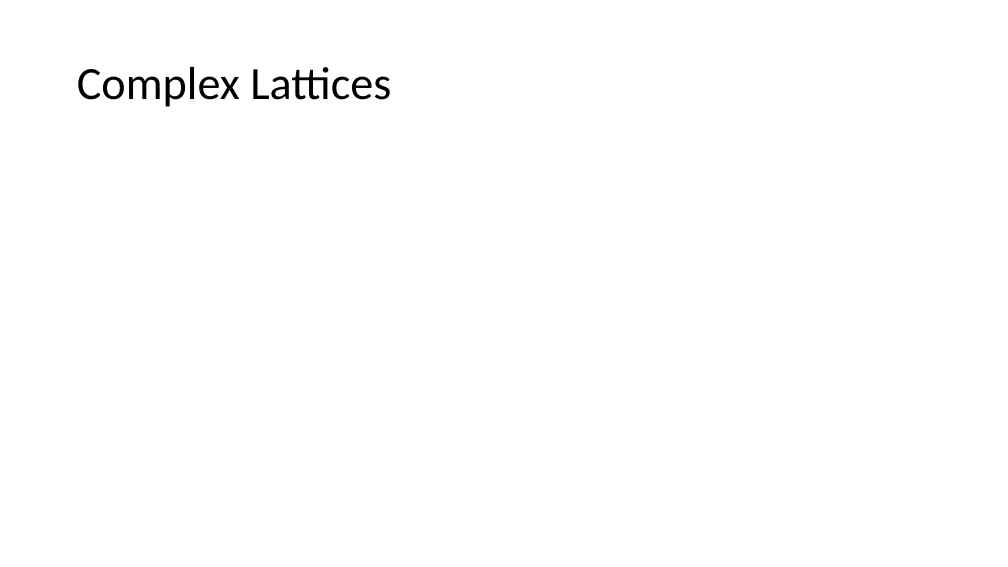
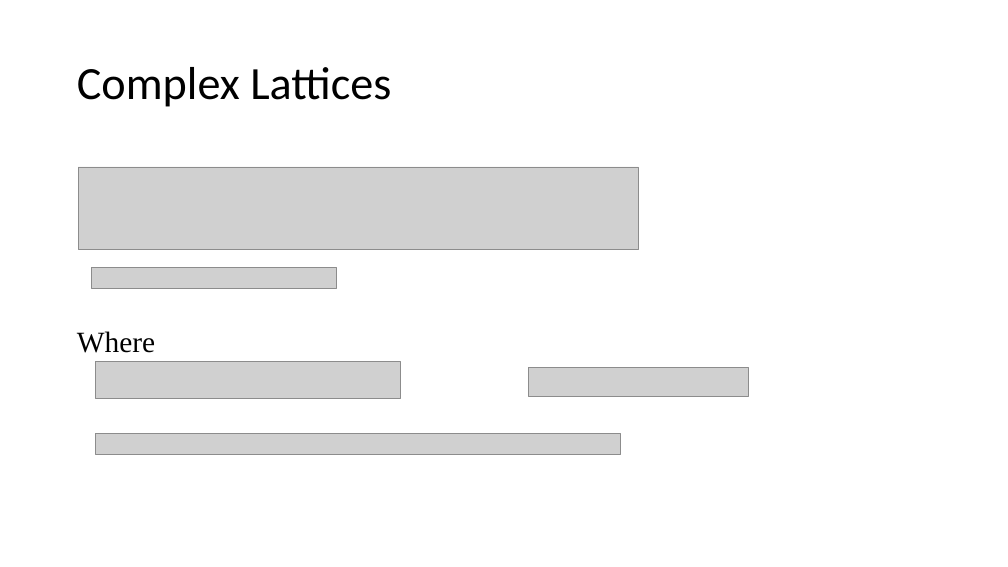
Before and after one commit to Srizzle/CS276-Project-Writeup, a slide deck: slide 7 of Presentation.ppt.pptx. Drawn at 1008x567 pixels with LibreOffice and Linux fonts; fonts in the diff are those of the drawing; grey boxes stand for pictures. Boxes give left, top, right and bottom in pixels: in the first picture for what was removed or moved away, otherwise in the second. Text is boxed around its words. In the diff, an @@ line names an element or a change of style, - is before the commit and + after.

```diff
--- a/Presentation.ppt.pptx
+++ b/Presentation.ppt.pptx
@@ picture added at [78, 167, 638, 250] @@
@@ picture added at [91, 267, 337, 288] @@
@@ text added at [77, 331, 155, 353], 28 pt, text #000000 @@
+Where
@@ picture added at [96, 361, 401, 399] @@
@@ picture added at [529, 368, 749, 397] @@
@@ picture added at [96, 433, 622, 454] @@
```
Also in this commit, not shown: 1 slide added, 4 other files.
